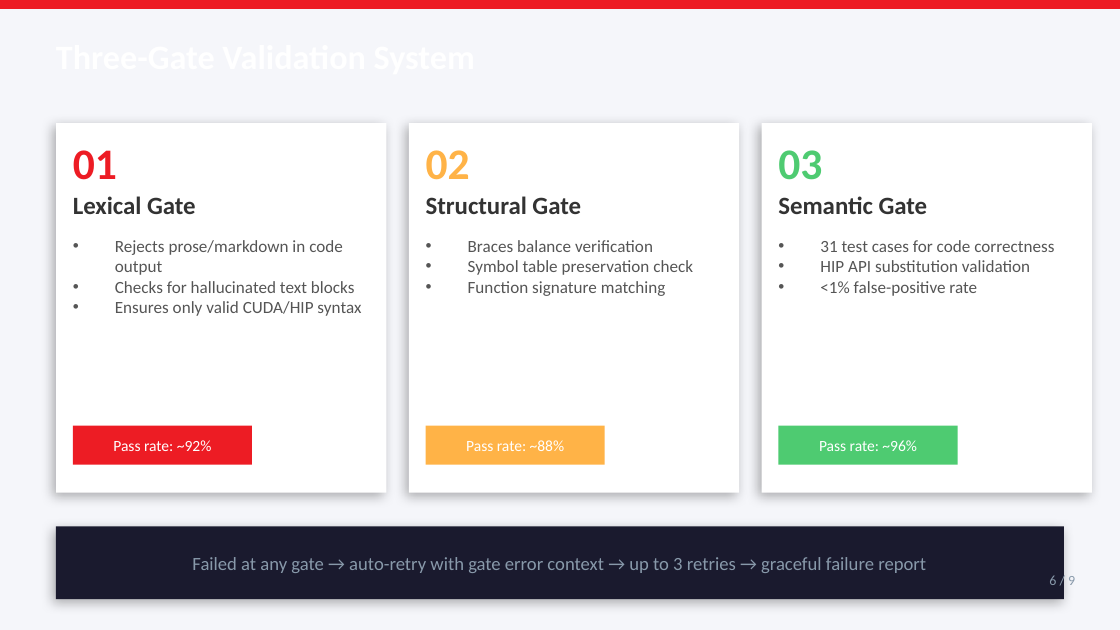
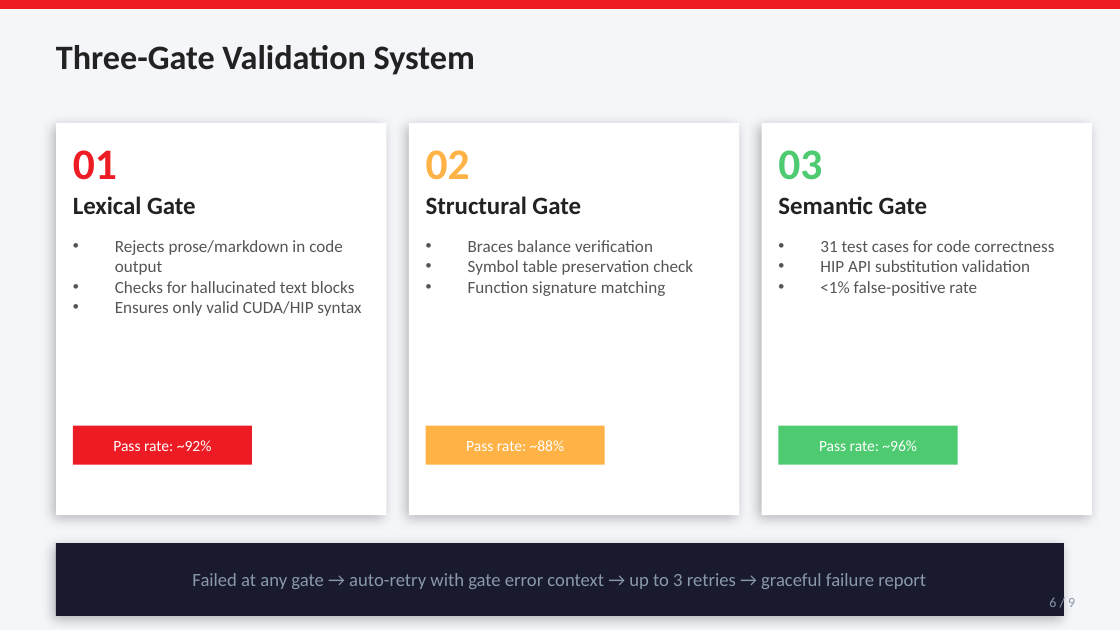
Before and after one commit to indrad3v4/Kernel-Olympics, a slide deck: slide 6 of slides/KernelOlympics_Deck.pptx. Drawn at 1120x630 pixels with LibreOffice and Linux fonts; fonts in the diff are those of the drawing. Boxes give left, top, right and bottom in pixels: in the first picture for what was removed or moved away, otherwise in the second. Text is boxed around its words. In the diff, an @@ line names an element or a change of style, - is before the commit and + after.

```diff
--- a/slides/KernelOlympics_Deck.pptx
+++ b/slides/KernelOlympics_Deck.pptx
@@ text added at [56,45,475,75], 22 pt, text #222222, bold @@
+Three-Gate Validation System
@@ rectangle: place and size @@
-rectangle at [56,123,386,493]
+rectangle at [56,123,386,515]
@@ rectangle: place and size @@
-rectangle at [409,123,739,493]
+rectangle at [409,123,739,515]
@@ rectangle: place and size @@
-rectangle at [762,123,1092,493]
+rectangle at [762,123,1092,515]
@@ text colour #333333 to #222222 in 3 elements at [73,196,196,214], [426,196,581,214], [778,196,928,214] @@
@@ rectangle: place and size @@
-rectangle at [56,526,1064,599]
+rectangle at [56,543,1064,616]
@@ shadow changed in 4 elements at [56,123,386,515], [409,123,739,515], [762,123,1092,515], [56,543,1064,616] @@
@@ text "Failed at any gate → ...": place and size @@
-text "Failed at any gate → ..." at [192,557,926,573]
+text "Failed at any gate → ..." at [192,573,926,589]
@@ text "6 / 9": place and size @@
-text "6 / 9" at [1049,575,1075,585]
+text "6 / 9" at [1049,597,1075,607]
```
Also in this commit, not shown: 8 other slides changed, 3 other files.
